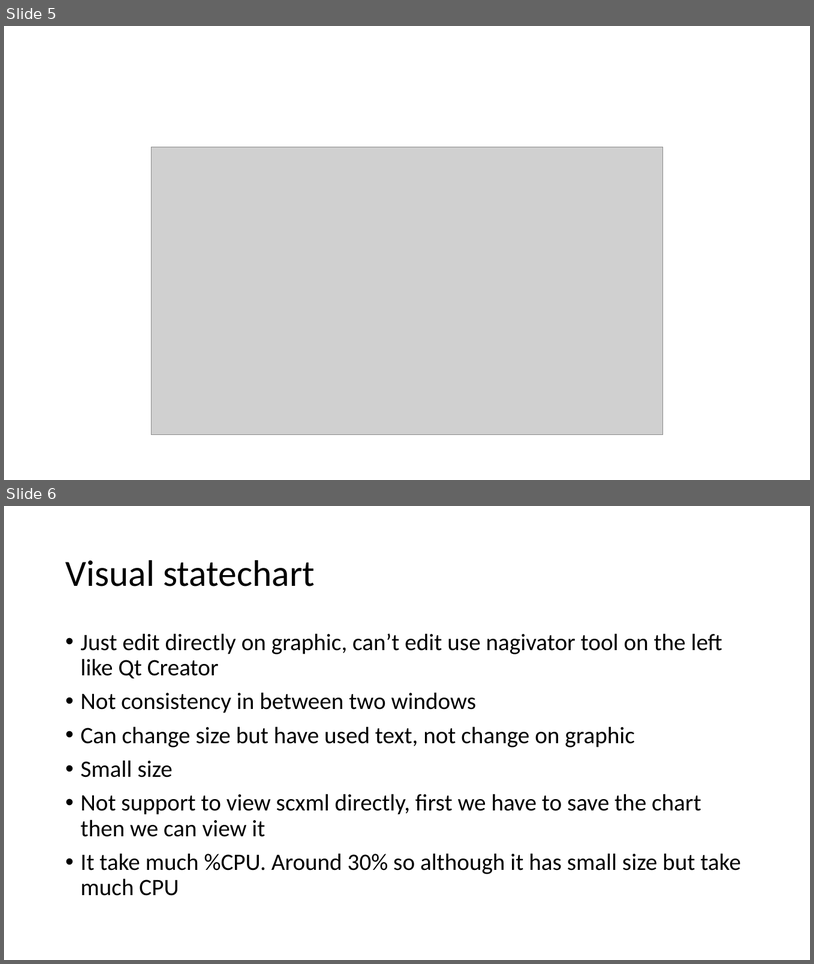
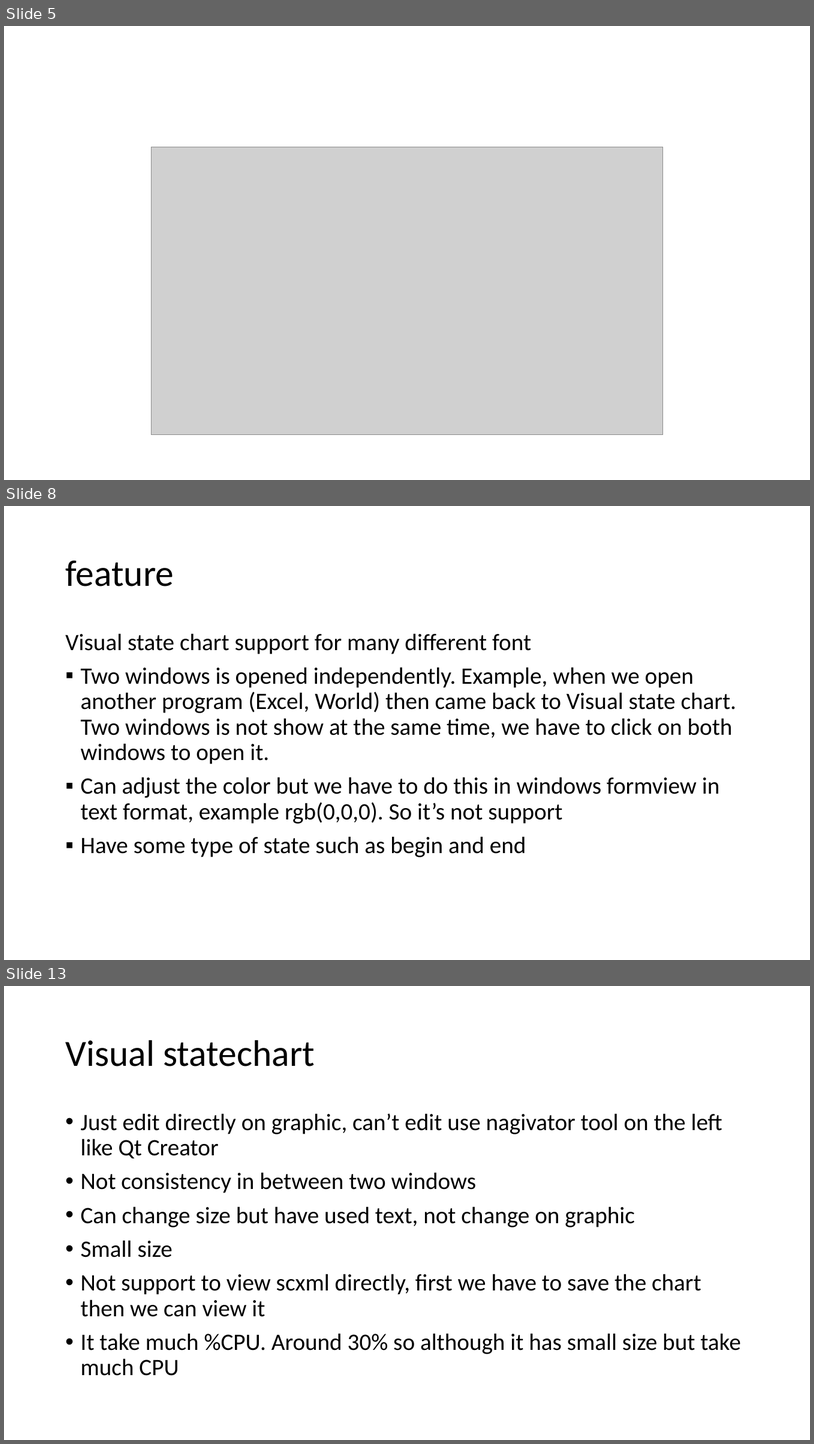
Before and after one commit to tearpolaris/Linux, a slide deck: QT CREATOR.pptx. Shown one above the other, each under a label of ours: slides 5 and 6 before the commit, slides 5, 8 and 13 after it; the slides between them are not shown. The pictures are 814x964 and 814x1444 pixels, drawn with LibreOffice and Linux fonts; fonts in the diff are those of the drawing; grey boxes stand for pictures. Boxes give left, top, right and bottom in pixels: in the first picture for what was removed or moved away, otherwise in the second. Text is boxed around its words. In the diff, an @@ line names an element or a change of style, - is before the commit and + after.

```diff
--- a/QT CREATOR.pptx
+++ b/QT CREATOR.pptx
@@ slide 8 added at <box>4,506,810,960</box>, background #FFFFFF @@
@@ title added at <box>65,560,174,586</box>, 44 pt, text #000000 @@
+feature
@@ text added at <box>65,633,737,857</box>, 28 pt, text #000000 @@
+Visual state chart support for many different font
+▪ Two windows is opened independently. Example, when we open another program (Excel, World) then came back to Visual state chart. Two windows is not show at the same time, we have to click on both windows to open it.
+▪ Can adjust the color but we have to do this in windows formview in text format, example rgb(0,0,0). So it’s not support
+▪ Have some type of state such as begin and end
@@ what was slide 6 is now slide 13 @@
```
Also in this commit, not shown: 1 slide changed, 9 other slides added.
